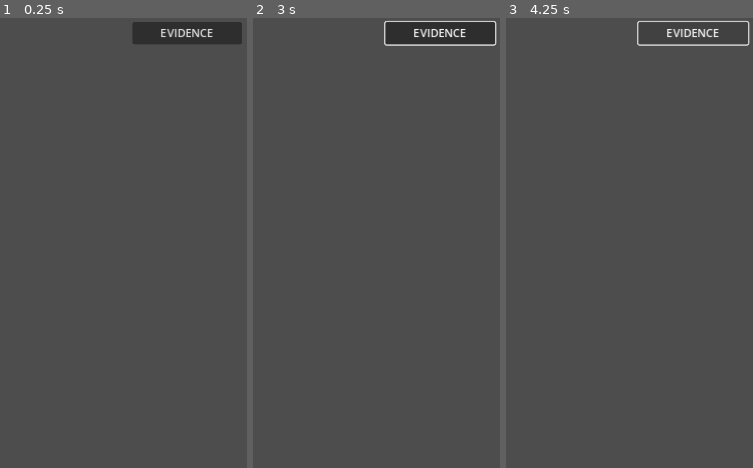
Above: before the commit, frames 1-3 (left to right).
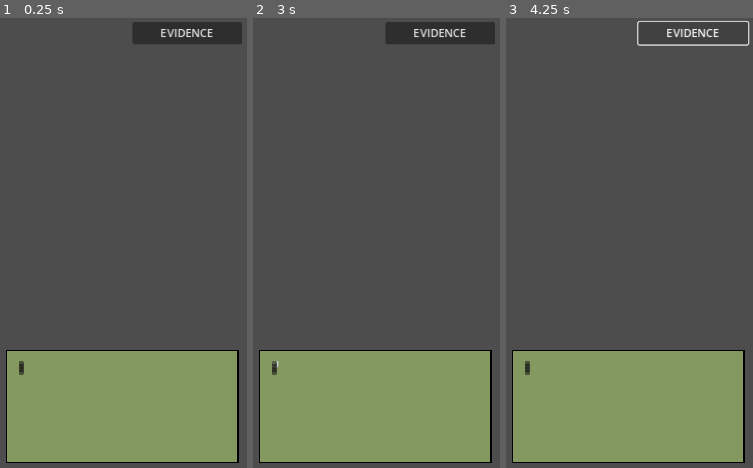
Above: after the commit, the same moments.

Repository: whatgum/GAMEJAM2022
Game: Godot game, scene res://QuestioningScene.tscn
The game is run twice, just before and just after one commit, with the same random seed, the same clock (stepped at 60 frames per second) and the same inputs. This scene is started directly instead of the project's main scene.
Inputs (mouse positions are in pixels of both pictures, inside the frame that each line leads up to):
- Up to frame 1 (0.25 s): no input
- Up to frame 2 (3 s): click (275, 364) at 0.52 s; click "EVIDENCE" at 1.25 s; click "EVIDENCE" at 2 s; click (275, 364) at 2.77 s
- Up to frame 3 (4.25 s): click "EVIDENCE" at 3.5 s

The runs differ from the first frame. In frame 1, 24% of the frame differs, in the area x 2-97%, y 73-99%; in frame 2, 24%, in the area x 2-99%, y 0-99%; in frame 3, 24%.

Commit message:
BROOOOOOOOOOOOOOOO

Diff:
--- /dev/null
+++ b/COPS/CreateQuestion.gd
@@ -0,0 +1,8 @@
+extends VBoxContainer
+
+var question = load("res://questionScene.tscn")
+# Called when the node enters the scene tree for the first time.
+func passQuestion(string : String) -> void:
+	var newQuestion = question.instance();
+	newQuestion.init(string)
+	self.add_child(newQuestion)
--- a/COPS/QuestioningScene.tscn
+++ b/COPS/QuestioningScene.tscn
@@ -1,10 +1,19 @@
-[gd_scene load_steps=4 format=3 uid="uid://dpr8fsxvr4c63"]
+[gd_scene load_steps=6 format=3 uid="uid://dpr8fsxvr4c63"]
 
 [ext_resource type="Theme" uid="uid://dfuo2s12dh10a" path="res://gameTheme.tres" id="1_ieqv2"]
 [ext_resource type="PackedScene" uid="uid://dj3c4vxp0l518" path="res://questionScene.tscn" id="1_qo5sj"]
+[ext_resource type="Script" path="res://CreateQuestion.gd" id="2_x4aks"]
 
 [sub_resource type="RectangleShape2D" id="RectangleShape2D_fsj4o"]
 size = Vector2(371, 462)
+
+[sub_resource type="StyleBoxFlat" id="StyleBoxFlat_lyfb7"]
+bg_color = Color(0.513726, 0.6, 0.376471, 1)
+border_width_left = 2
+border_width_top = 2
+border_width_right = 2
+border_width_bottom = 2
+border_color = Color(0, 0, 0, 1)
 
 [node name="Questioning" type="Control"]
 anchor_right = 1.0
@@ -22,27 +31,82 @@
 [node name="CollisionShape2D" type="CollisionShape2D" parent="SuspectPlaceholder"]
 shape = SubResource( "RectangleShape2D_fsj4o" )
 
-[node name="questionContainer" type="VBoxContainer" parent="."]
+[node name="Panel" type="Panel" parent="."]
 anchor_left = 0.699
 anchor_top = 0.738
 anchor_right = 0.99
 anchor_bottom = 0.99
-grow_horizontal = 0
-grow_vertical = 2
-rect_min_size = Vector2(100, 100)
-size_flags_horizontal = 3
-size_flags_vertical = 3
-theme = ExtResource( "1_ieqv2" )
+theme_override_styles/panel = SubResource( "StyleBoxFlat_lyfb7" )
 __meta__ = {
 "_edit_use_anchors_": false
 }
 
-[node name="Control" parent="questionContainer" instance=ExtResource( "1_qo5sj" )]
+[node name="ScrollContainer" type="ScrollContainer" parent="Panel"]
+anchor_left = 0.054
+anchor_top = 0.1
+anchor_right = 0.98
+anchor_bottom = 0.98
+grow_horizontal = 0
+grow_vertical = 0
+size_flags_horizontal = 3
+size_flags_vertical = 3
+theme = ExtResource( "1_ieqv2" )
+horizontal_scroll_mode = 0
+__meta__ = {
+"_edit_use_anchors_": false
+}
+
+[node name="questionContainer" type="VBoxContainer" parent="Panel/ScrollContainer"]
+offset_right = 270.0
+offset_bottom = 310.0
+grow_horizontal = 0
+grow_vertical = 2
+rect_min_size = Vector2(270, 50)
+theme = ExtResource( "1_ieqv2" )
+alignment = 1
+script = ExtResource( "2_x4aks" )
+__meta__ = {
+"_edit_use_anchors_": false
+}
+
+[node name="Control" parent="Panel/ScrollContainer/questionContainer" instance=ExtResource( "1_qo5sj" )]
 anchor_right = 0.0
 anchor_bottom = 0.0
-offset_right = 297.0
+offset_right = 270.0
 offset_bottom = 70.0
 rect_min_size = Vector2(100, 70)
+size_flags_horizontal = 3
+size_flags_vertical = 3
+
+[node name="Control2" parent="Panel/ScrollContainer/questionContainer" instance=ExtResource( "1_qo5sj" )]
+anchor_right = 0.0
+anchor_bottom = 0.0
+offset_top = 80.0
+offset_right = 270.0
+offset_bottom = 150.0
+rect_min_size = Vector2(100, 70)
+size_flags_horizontal = 3
+size_flags_vertical = 3
+
+[node name="Control3" parent="Panel/ScrollContainer/questionContainer" instance=ExtResource( "1_qo5sj" )]
+anchor_right = 0.0
+anchor_bottom = 0.0
+offset_top = 160.0
+offset_right = 270.0
+offset_bottom = 230.0
+rect_min_size = Vector2(100, 70)
+size_flags_horizontal = 3
+size_flags_vertical = 3
+
+[node name="Control4" parent="Panel/ScrollContainer/questionContainer" instance=ExtResource( "1_qo5sj" )]
+anchor_right = 0.0
+anchor_bottom = 0.0
+offset_top = 240.0
+offset_right = 270.0
+offset_bottom = 310.0
+rect_min_size = Vector2(100, 70)
+size_flags_horizontal = 3
+size_flags_vertical = 3
 
 [node name="evidenceButton" type="Button" parent="."]
 anchor_left = 0.857
--- a/COPS/gameTheme.tres
+++ b/COPS/gameTheme.tres
@@ -46,4 +46,4 @@
 RichTextLabel/font_sizes/mono_font_size = 16
 RichTextLabel/font_sizes/normal_font_size = 14
 RichTextLabel/fonts/normal_font = ExtResource( "1_58qa3" )
-VBoxContainer/constants/separation = 6
+VBoxContainer/constants/separation = 10
--- a/COPS/questionScene.tscn
+++ b/COPS/questionScene.tscn
@@ -1,20 +1,7 @@
-[gd_scene load_steps=4 format=3 uid="uid://dj3c4vxp0l518"]
+[gd_scene load_steps=3 format=3 uid="uid://dj3c4vxp0l518"]
 
 [ext_resource type="Theme" uid="uid://dfuo2s12dh10a" path="res://gameTheme.tres" id="1_1nhie"]
 [ext_resource type="Script" path="res://addText.gd" id="1_fdpsb"]
-
-[sub_resource type="StyleBoxFlat" id="StyleBoxFlat_5xx10"]
-bg_color = Color(0.317647, 0.6, 0.47451, 1)
-border_width_left = 4
-border_width_top = 4
-border_width_right = 4
-border_width_bottom = 4
-border_color = Color(0.8, 0.466667, 0, 1)
-corner_radius_top_left = 3
-corner_radius_top_right = 4
-corner_radius_bottom_right = 4
-corner_radius_bottom_left = 4
-shadow_size = 6
 
 [node name="Control" type="Control"]
 anchor_right = 1.0
@@ -24,11 +11,10 @@
 "_edit_use_anchors_": false
 }
 
-[node name="Panel" type="Panel" parent="."]
+[node name="Button" type="Button" parent="."]
 anchor_right = 1.0
 anchor_bottom = 1.0
 theme = ExtResource( "1_1nhie" )
-theme_override_styles/panel = SubResource( "StyleBoxFlat_5xx10" )
 __meta__ = {
 "_edit_use_anchors_": false
 }
@@ -39,6 +25,7 @@
 anchor_right = 0.99
 anchor_bottom = 0.75
 rect_min_size = Vector2(100, 70)
+mouse_filter = 2
 theme = ExtResource( "1_1nhie" )
 text = "[center]The quick Brown Fox Jumps Over THe Small Dog?"
 bbcode_enabled = true
